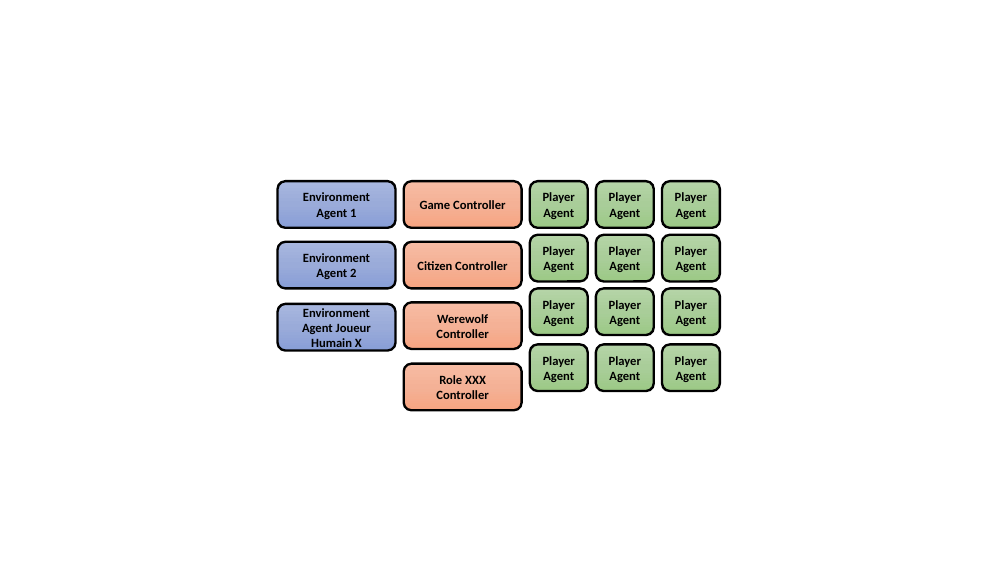
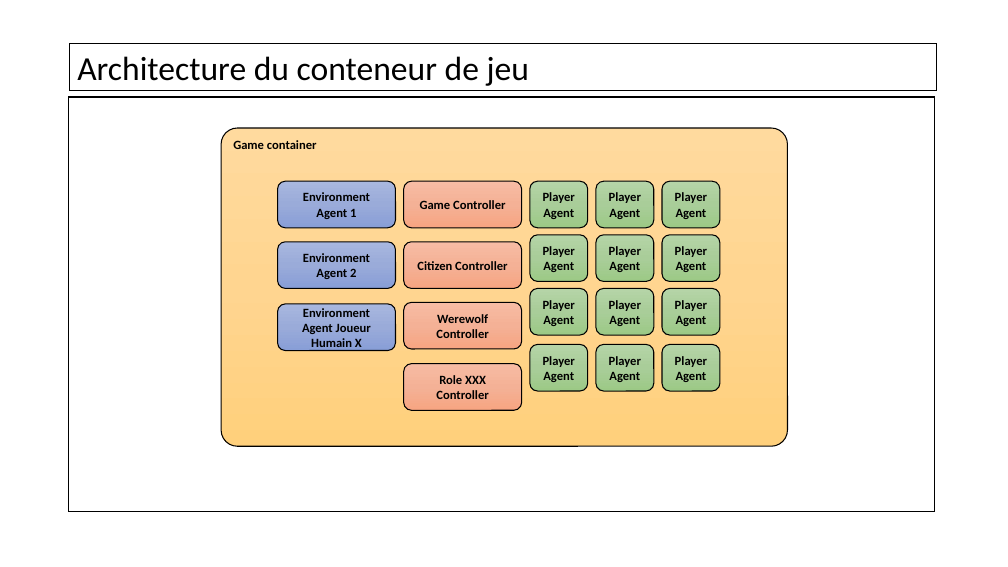
Before and after one commit to konamdav/Loup-Garou, a slide deck: slide 6 of Soutenance.pptx (slide 3 before the commit). Drawn at 1008x567 pixels with LibreOffice and Linux fonts; fonts in the diff are those of the drawing; background and template pictures are left out. Boxes give left, top, right and bottom in pixels: in the first picture for what was removed or moved away, otherwise in the second. Text is boxed around its words. In the diff, an @@ line names an element or a change of style, - is before the commit and + after.

```diff
--- a/Soutenance.pptx
+++ b/Soutenance.pptx
@@ rectangle added at (70,44,936,91), fill #FFFFFF at 48% opacity, outline #000000 1 pt, 32 pt, text #000000 @@
+Architecture du conteneur de jeu
@@ rectangle added at (69,97,935,512), fill #FFFFFF at 48% opacity, outline #000000 1 pt @@
@@ rounded rectangle added at (221,128,787,446), fill gradient #FFDB9E to #FFD590 to #FFD07C, outline #000000 1 pt, 12 pt, text #000000, bold @@
+Game container
@@ outline #000000 2.25 pt to #000000 1 pt in 19 elements at (404,181,522,228), (404,242,522,289), (530,181,588,228), (596,181,654,228), (662,181,721,228), (530,235,588,282), (596,235,654,282), (662,235,721,282), (530,288,588,335), (596,288,654,335), (662,288,721,335), (530,345,588,392), (596,345,654,392), (662,345,721,392), (404,302,522,349), (278,181,395,228), (404,364,522,411), (278,242,395,289), (278,304,395,351) @@
```
Also in this commit, not shown: 12 other slides changed, 5 slides added, 3 slides removed.
